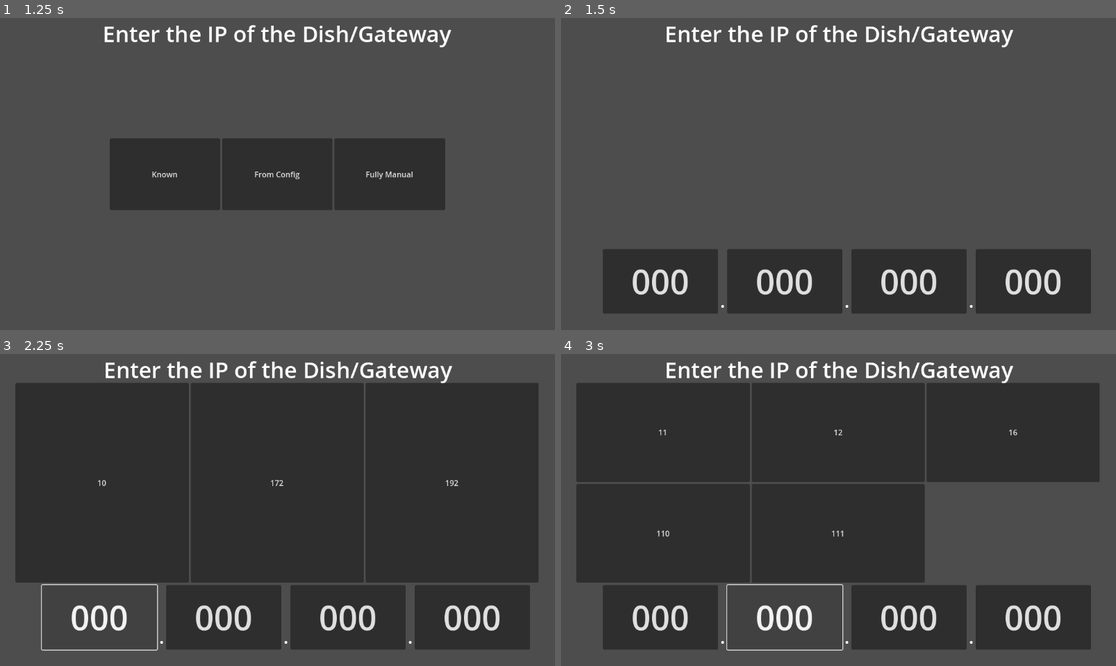
Above: before the commit, frames 1-4 (two rows, left to right).
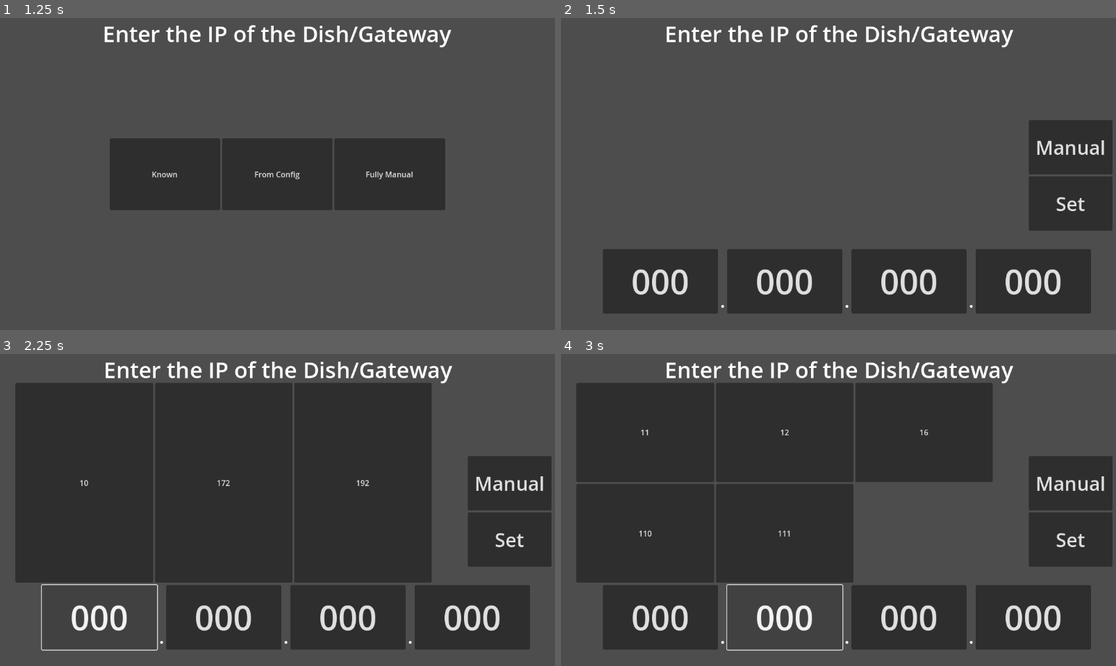
Above: after the commit, the same moments.

Repository: mwpaulsen86/GoDish
Game: Godot game, scene res://MainMenu.tscn
Two runs of this game, one before a commit and one after it. Both use one fixed random seed, a clock stepped at 60 frames per second and the inputs below.
Inputs:
- Up to frame 1 (1.25 s): click "Set IP" at 0.5 s
- Up to frame 2 (1.5 s): click "Known" at 1.25 s
- Up to frame 3 (2.25 s): click "000" at 2 s
- Up to frame 4 (3 s): click "000" at 2.75 s

Frame 1 is identical in both runs. In frame 2, 5.1% of the frame differs, in the area x 84-100%, y 32-69%; in frame 3, 9.7%; in frame 4, 14%, in the area x 14-100%, y 9-74%.

Commit message:
Add manual option for each octet, store final ip in global var

Diff:
--- a/SetIPFromConfig.gd
+++ b/SetIPFromConfig.gd
@@ -35,12 +35,19 @@
 	get_node("ipEntryContainer").add_child(ipButton)
 	pass
 
-func _make_buttons_for_IP_blocks(octetVals, octetPos):
+func _make_buttons_for_IP_blocks(octetPos):
+	#clear whatever interface might be on the screen
 	_hide_numpad()
 	_remove_all_children(get_node("ipEntryContainer"))
+
+	#find the possible octet values for a given octet
+	var octetVals = Global.octetPossibleValues[octetPos]
+
+	#make a button for each possible value
 	for octetVal in octetVals:
-		print(octetVal)
 		_make_IP_block_button(octetPos, octetVal)
+
+	#if it's the last octet, show the numpad
 	if octetPos == "4":
 		_show_numpad()
 	pass
@@ -50,7 +57,7 @@
 	var octetPosNum = octetPos.right(1)
 	print("other: " + octetPos.right(1))
 	Global.currentOctetPos = octetPosNum
-	_make_buttons_for_IP_blocks(Global.octetPossibleValues[octetPosNum], octetPosNum)
+	_make_buttons_for_IP_blocks(octetPosNum)
 	if octetPos == "4":
 		_show_numpad()
 	pass
@@ -117,49 +124,23 @@
 	pass
 
 
+func _on_manual_pressed():
+	_show_numpad()
+	_remove_all_children(get_node("ipEntryContainer"))
+	pass # Replace with function body.
 
 
+func _on_set_pressed():
+	var userIP = ["", "", "", ""]
+	var octets = get_node("MarginContainer/HBoxContainer").get_children()
 
+	for octet in octets:
+		if octet.text != ".":
+			var octetName = octet.get_name()
+			var octetNum = octetName.right(1)
+			var octetIndex = int(octetNum) - 1
+			Global.gatewayIP[octetIndex] = octet.text
 
-
-
-
-
-
-
-#
-#func _on_num_pad_1_pressed():
-#
-#	pass # Replace with function body.
-#
-#
-#func _on_num_pad_2_pressed():
-#	pass # Replace with function body.
-#
-#
-#func _on_num_pad_3_pressed():
-#	pass # Replace with function body.
-#
-#
-#func _on_num_pad_4_pressed():
-#	pass # Replace with function body.
-#
-#
-#func _on_num_pad_5_pressed():
-#	pass # Replace with function body.
-#
-#
-#func _on_num_pad_6_pressed():
-#	pass # Replace with function body.
-#
-#
-#func _on_num_pad_7_pressed():
-#	pass # Replace with function body.
-#
-#
-#func _on_num_pad_8_pressed():
-#	pass # Replace with function body.
-#
-#
-#func _on_num_pad_9_pressed():
-#	pass # Replace with function body.
+	for i in 4:
+		print(Global.gatewayIP[i])
+	pass # Replace with function body.
--- a/SetIPFromConfig.tscn
+++ b/SetIPFromConfig.tscn
@@ -118,11 +118,33 @@
 layout_mode = 0
 offset_left = 32.0
 offset_top = 60.0
-offset_right = 1118.0
+offset_right = 896.0
 offset_bottom = 475.0
 columns = 3
 
+[node name="IPControls" type="GridContainer" parent="."]
+layout_mode = 0
+offset_left = 971.0
+offset_top = 212.0
+offset_right = 1145.0
+offset_bottom = 442.0
+
+[node name="Manual" type="Button" parent="IPControls"]
+layout_mode = 2
+size_flags_horizontal = 3
+size_flags_vertical = 3
+theme_override_font_sizes/font_size = 40
+text = "Manual"
+
+[node name="Set" type="Button" parent="IPControls"]
+layout_mode = 2
+size_flags_horizontal = 3
+size_flags_vertical = 3
+theme_override_font_sizes/font_size = 40
+text = "Set"
+
 [node name="NumPadContainer" type="GridContainer" parent="."]
+visible = false
 layout_mode = 0
 offset_left = 55.0
 offset_top = 87.0
@@ -204,7 +226,8 @@
 [connection signal="pressed" from="MarginContainer/HBoxContainer/byte2" to="." method="_on_byte_2_pressed"]
 [connection signal="pressed" from="MarginContainer/HBoxContainer/byte3" to="." method="_on_byte_3_pressed"]
 [connection signal="pressed" from="MarginContainer/HBoxContainer/byte4" to="." method="_on_byte_4_pressed"]
-[connection signal="pressed" from="NumPadContainer/numPad7" to="." method="_on_num_pad_7_pressed"]
+[connection signal="pressed" from="IPControls/Manual" to="." method="_on_manual_pressed"]
+[connection signal="pressed" from="IPControls/Set" to="." method="_on_set_pressed"]
 [connection signal="pressed" from="NumPadContainer/numPad8" to="." method="_on_num_pad_8_pressed"]
 [connection signal="pressed" from="NumPadContainer/numPad9" to="." method="_on_num_pad_9_pressed"]
 [connection signal="pressed" from="NumPadContainer/numPad4" to="." method="_on_num_pad_4_pressed"]
--- a/main.gd
+++ b/main.gd
@@ -11,6 +11,7 @@
 
 var currentOctetPos = "1"
 var gatewayIP = ["0", "0", "0", "0"]
+var deviceIP = ["0", "0", "0", "0"]
 var octetPossibleValues = {
 	"1": ["10", "172", "192"],
 	"2": ["11", "12", "16", "110", "111"],
